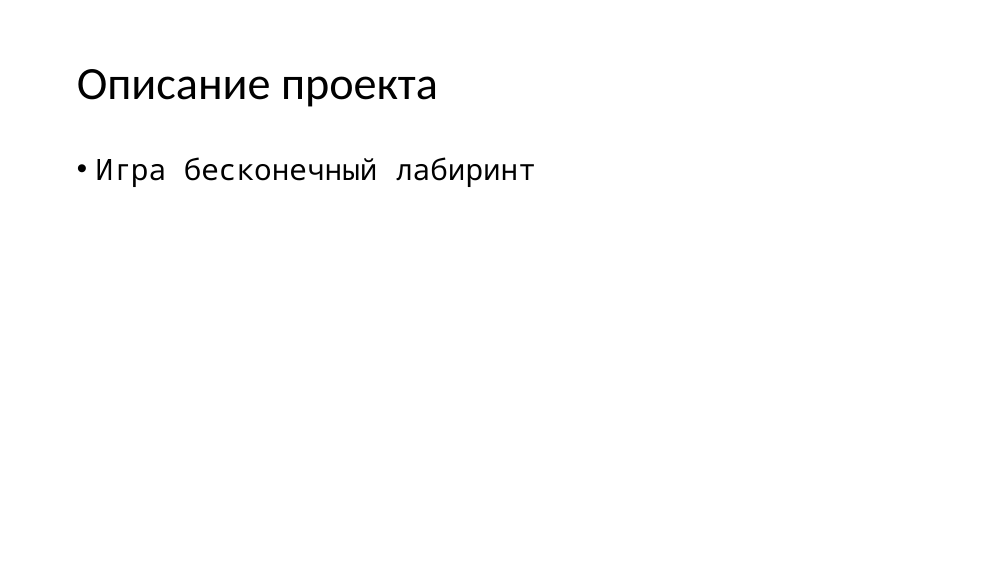
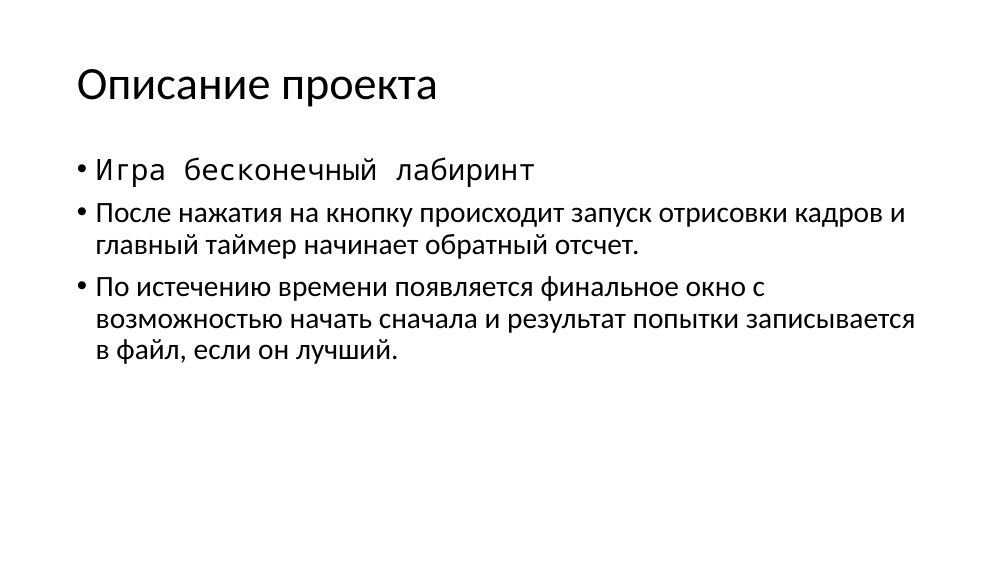
Before and after one commit to DertyuGameDev/Pseudo-3D-Maze-YAL, a slide deck: slide 3 of Defence/Pseudo-3D-Maze-YAL.pptx. Drawn at 1008x567 pixels with LibreOffice and Linux fonts; fonts in the diff are those of the drawing. Boxes give left, top, right and bottom in pixels: in the first picture for what was removed or moved away, otherwise in the second. Text is boxed around its words. In the diff, an @@ line names an element or a change of style, - is before the commit and + after.

```diff
--- a/Defence/Pseudo-3D-Maze-YAL.pptx
+++ b/Defence/Pseudo-3D-Maze-YAL.pptx
@@ text at <box>96,203,916,364</box>: paragraphs added @@
+• После нажатия на кнопку происходит запуск отрисовки кадров и главный таймер начинает обратный отсчет.
+• По истечению времени появляется финальное окно с возможностью начать сначала и результат попытки записывается в файл, если он лучший.
```
Also in this commit, not shown: 1 slide added, 3 other files.
